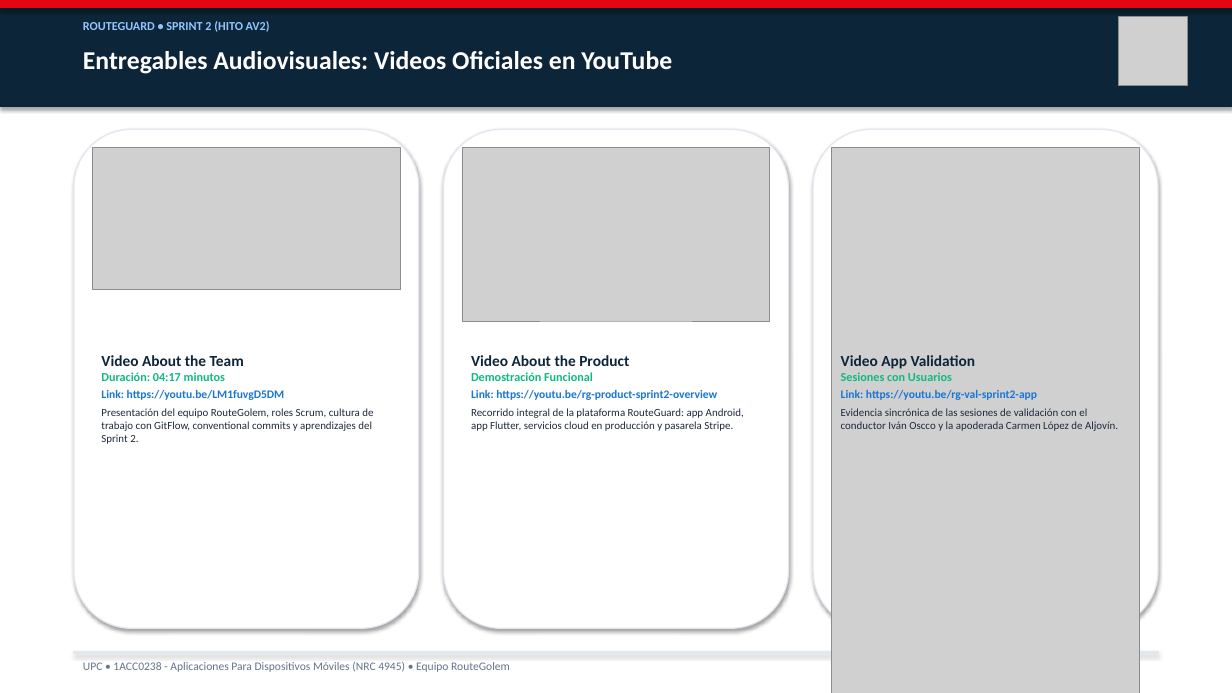
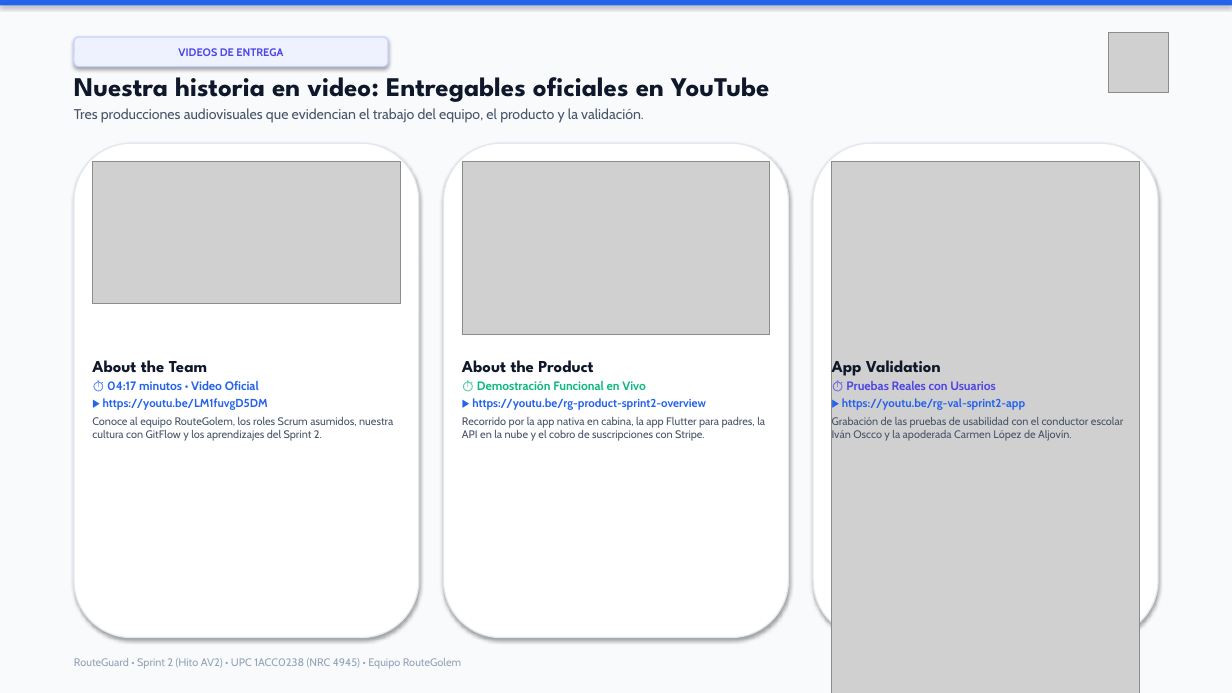
Before and after one commit to upc-pre-202620-1acc0238-4945-routegolem/routeguard-report, a slide deck: slide 15 of RouteGuard_Presentacion_Sprint2_AV2.pptx. Drawn at 1232x693 pixels with LibreOffice and Linux fonts; fonts in the diff are those of the drawing; grey boxes stand for pictures. Boxes give left, top, right and bottom in pixels: in the first picture for what was removed or moved away, otherwise in the second. Text is boxed around its words. In the diff, an @@ line names an element or a change of style, - is before the commit and + after.

Commit message:
style(presentation): refine typography, human storytelling copy and visual layout

```diff
--- a/RouteGuard_Presentacion_Sprint2_AV2.pptx
+++ b/RouteGuard_Presentacion_Sprint2_AV2.pptx
@@ rectangle at (0,0,1232,6): fill #E20613 to #2563EB; outline #E20613 0.75 pt to none @@
@@ rectangle: place and size @@
-rectangle at (0,0,1232,106)
+rectangle at (0,0,1232,693)
@@ rectangle at (0,0,1232,693): fill #0D2538 to #F8FAFC; outline #0D2538 0.75 pt to none @@
@@ text removed at (83,21,270,32) @@
-ROUTEGUARD • SPRINT 2 (HITO AV2)
@@ rounded rectangle added at (74,37,388,67), fill #EEF2FF, outline #C7D2FE 1 pt, 8.5 pt, text #4F46E5, bold @@
+VIDEOS DE ENTREGA
@@ picture: place and size @@
-picture at (1118,17,1188,86)
+picture at (1109,32,1169,92)
@@ text at (74,69,769,123): text changed; size 20 to 11 pt; font Calibri to Cabin; text colour #FFFFFF to #475569; bold off @@
-Entregables Audiovisuales: Videos Oficiales en YouTube
+Nuestra historia en video: Entregables oficiales en YouTube
+Tres producciones audiovisuales que evidencian el trabajo del equipo, el producto y la validación.
@@ rounded rectangle: place and size @@
-rounded rectangle at (74,129,419,628)
+rounded rectangle at (74,143,419,638)
@@ rounded rectangle: place and size @@
-rounded rectangle at (444,129,788,628)
+rounded rectangle at (444,143,788,638)
@@ rounded rectangle: place and size @@
-rounded rectangle at (813,129,1158,628)
+rounded rectangle at (813,143,1158,638)
@@ 3 pictures: place and size @@
-3 pictures at (92,148,1140,693)
+3 pictures at (92,162,1140,693)
@@ text at (92,360,393,441): text changed; font Calibri to Cabin; text colour #1E293B to #475569 @@
-Video About the Team
-Duración: 04:17 minutos
-Link: https://youtu.be/LM1fuvgD5DM
-Presentación del equipo RouteGolem, roles Scrum, cultura de trabajo con GitFlow, conventional commits y aprendizajes del Sprint 2.
+About the Team
+⏱ 04:17 minutos • Video Oficial
+▶ https://youtu.be/LM1fuvgD5DM
+Conoce al equipo RouteGolem, los roles Scrum asumidos, nuestra cultura con GitFlow y los aprendizajes del Sprint 2.
@@ text at (462,360,765,441): text changed; font Calibri to Cabin; text colour #1E293B to #475569 @@
-Video About the Product
-Demostración Funcional
-Link: https://youtu.be/rg-product-sprint2-overview
-Recorrido integral de la plataforma RouteGuard: app Android, app Flutter, servicios cloud en producción y pasarela Stripe.
+About the Product
+⏱ Demostración Funcional en Vivo
+▶ https://youtu.be/rg-product-sprint2-overview
+Recorrido por la app nativa en cabina, la app Flutter para padres, la API en la nube y el cobro de suscripciones con Stripe.
@@ text at (832,360,1123,441): text changed; font Calibri to Cabin; text colour #1E293B to #475569 @@
-Video App Validation
-Sesiones con Usuarios
-Link: https://youtu.be/rg-val-sprint2-app
-Evidencia sincrónica de las sesiones de validación con el conductor Iván Oscco y la apoderada Carmen López de Aljovín.
+App Validation
+⏱ Pruebas Reales con Usuarios
+▶ https://youtu.be/rg-val-sprint2-app
+Grabación de las pruebas de usabilidad con el conductor escolar Iván Oscco y la apoderada Carmen López de Aljovín.
@@ text at (74,658,461,669): text changed; size 9 to 8.5 pt; font Calibri to Cabin; text colour #64748B to #94A3B8 @@
-UPC • 1ACC0238 - Aplicaciones Para Dispositivos Móviles (NRC 4945) • Equipo RouteGolem
+RouteGuard • Sprint 2 (Hito AV2) • UPC 1ACC0238 (NRC 4945) • Equipo RouteGolem
@@ rectangle removed at (74,652,1158,653) @@
```
Also in this commit, not shown: 11 other slides changed, 5 slides added, 5 slides removed.
